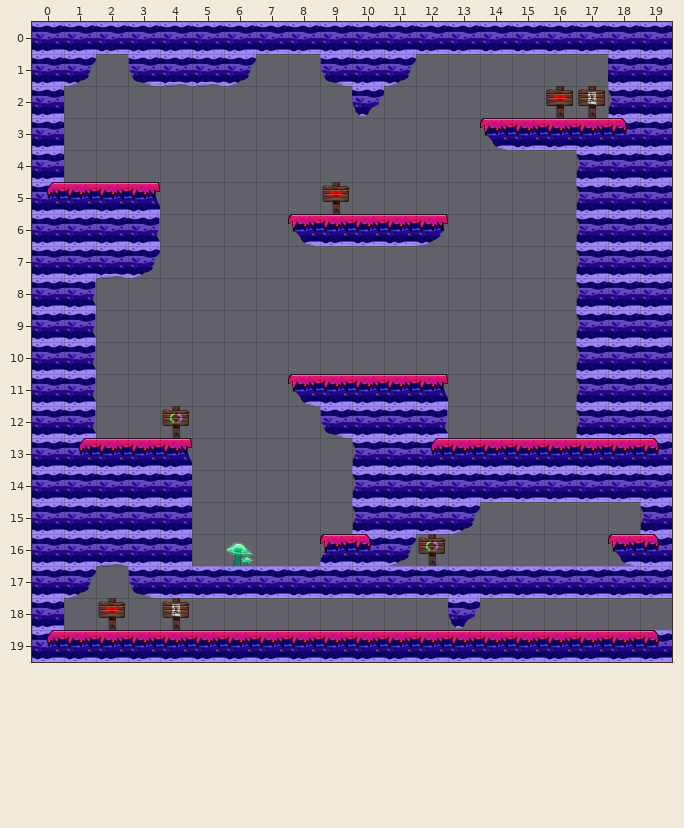
A Tiled map gets an edit: assets/Level_3.tmx. The picture above was drawn from the file before the commit.
Cells are 128x128 px. Shown: x 0..19, y 0..19.
After the commit:
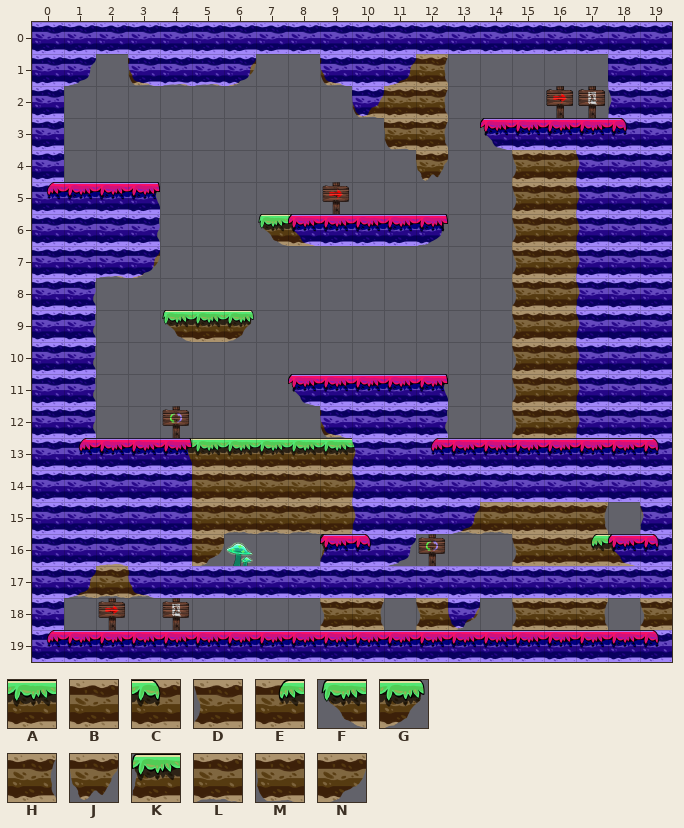
Key: from "tileset_v1": A 0, B 1, C 2, D 3, E 4, F 5, G 6, H 7, J 8, K 10, L 12, M 13, N 14.
_ is an empty cell.
Tiles of an added or newly shown layer are drawn over the layers below it.
The exact change:
{"where": "layer \"Tiles_level3\" (now shown)"}
{"y":1,"x":3,"old":"_","new":"M"}
{"y":1,"x":6,"old":"_","new":"N"}
{"y":1,"x":9,"old":"_","new":"M"}
{"y":1,"x":11,"old":"__","new":"BH"}
{"y":2,"x":10,"old":"___","new":"MBH"}
{"y":3,"x":11,"old":"__","new":"MH"}
{"y":4,"x":12,"old":"_","new":"J"}
{"y":4,"x":15,"old":"___","new":"DBH"}
{"y":5,"x":15,"old":"___","new":"DBH"}
{"y":6,"x":7,"old":"__","new":"FA"}
{"y":6,"x":15,"old":"___","new":"DBH"}
{"y":7,"x":3,"old":"_","new":"N"}
{"y":7,"x":15,"old":"___","new":"DBH"}
{"y":8,"x":15,"old":"___","new":"DBH"}
{"y":9,"x":4,"old":"___","new":"FAG"}
{"y":9,"x":15,"old":"___","new":"DBH"}
{"y":10,"x":15,"old":"___","new":"DBH"}
{"y":11,"x":15,"old":"___","new":"DBH"}
{"y":12,"x":9,"old":"_","new":"M"}
{"y":12,"x":15,"old":"___","new":"DBH"}
{"y":13,"x":4,"old":"_______","new":"AAAAAAC"}
{"y":14,"x":5,"old":"______","new":"BBBBBB"}
{"y":15,"x":5,"old":"______","new":"BLLLBB"}
{"y":15,"x":13,"old":"_____","new":"LLBBH"}
{"y":16,"x":2,"old":"_","new":"B"}
{"y":16,"x":5,"old":"_","new":"N"}
{"y":16,"x":9,"old":"_","new":"K"}
{"y":16,"x":15,"old":"____","new":"DBEA"}
{"y":17,"x":1,"old":"___","new":"LLL"}
{"y":18,"x":9,"old":"__","new":"DH"}
{"y":18,"x":12,"old":"__","new":"DN"}
{"y":18,"x":15,"old":"___","new":"DBH"}
{"y":18,"x":19,"old":"_","new":"D"}
